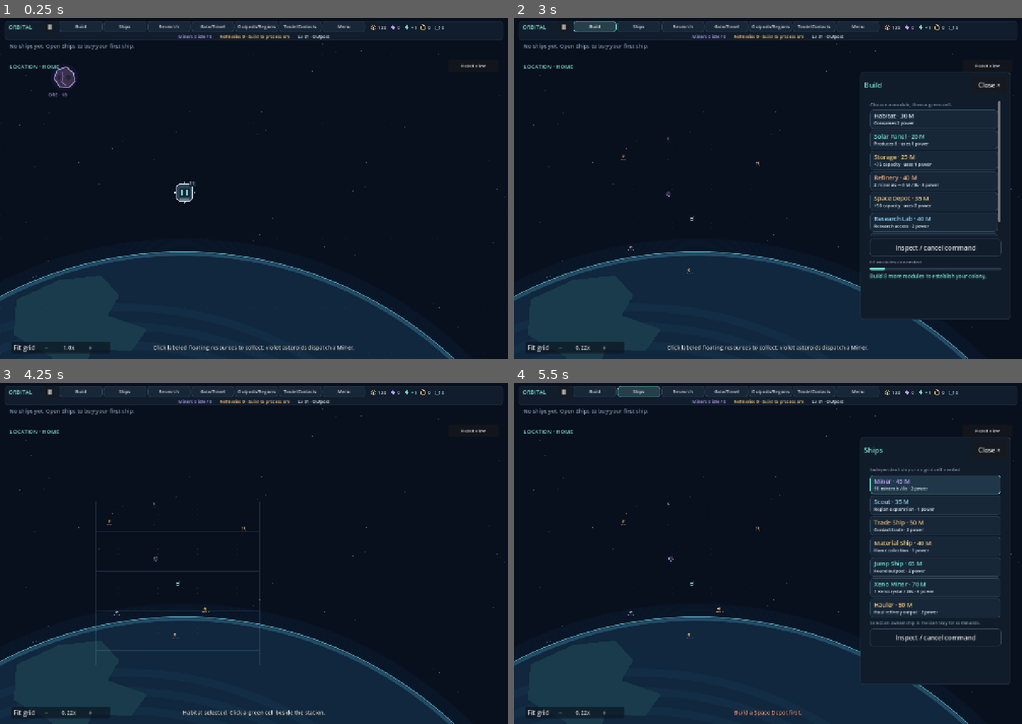
Above: before the commit, frames 1-4 (two rows, left to right).
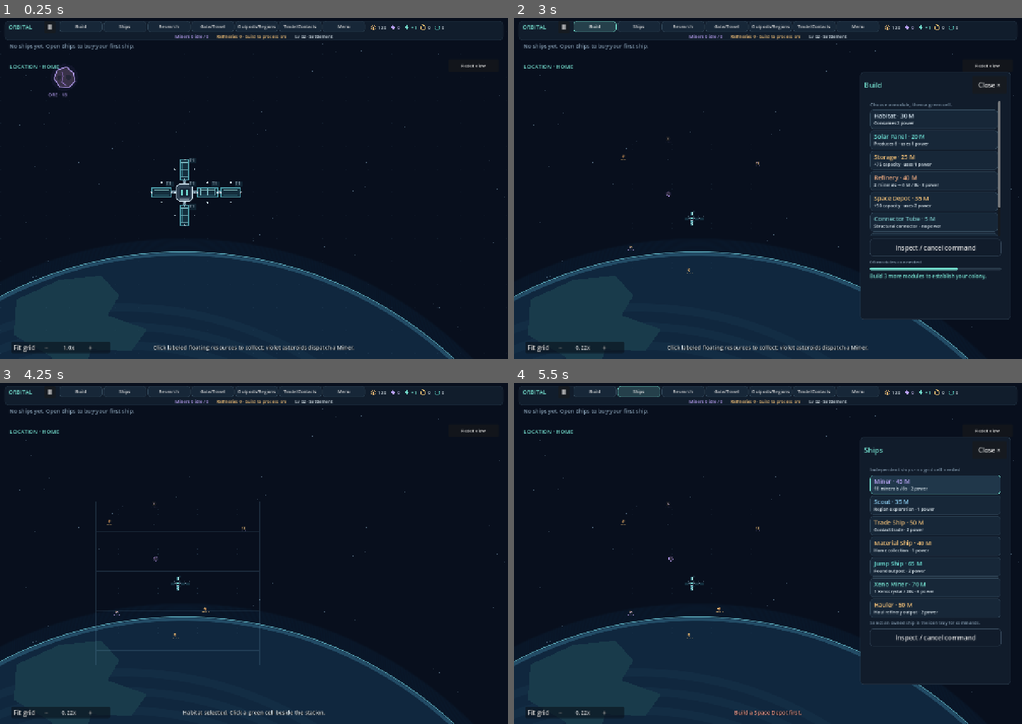
Above: after the commit, the same moments.

Repository: pidiman/orbital
Game: Godot game, scene res://orbital.tscn
Same seed, same stepped clock (60 frames per second), same inputs: the game is played once before the commit and once after it.
Inputs (mouse positions are in pixels of both pictures, inside the frame that each line leads up to):
- Up to frame 1 (0.25 s): no input
- Up to frame 2 (3 s): click "Fit grid" at 0.5 s; click "−" at 1.25 s; click "+" at 2 s; click "Build" at 2.75 s
- Up to frame 3 (4.25 s): click (421, 485) at 3.5 s
- Up to frame 4 (5.5 s): click "Ships" at 4.25 s; click (935, 485) at 5.02 s

The runs differ from the first frame. In frame 1, 0.9% of the frame differs, in the area x 29-66%, y 4-61%; in frame 2, 0.6%; in frame 3, 0.2%; in frame 4, 0.2%.

Commit message:
Add Connector Tube module (1x1 corridor), adjacency building rule, starter layout on New Game

Diff:
--- a/data/modules.json
+++ b/data/modules.json
@@ -249,6 +249,22 @@
     "effect": "+50 capacity · uses 2 power",
     "material_depot": {},
     "art": "storage"
+  },
+  "connector_tube": {
+    "name": "Connector Tube",
+    "cost": 5,
+    "power_use": 0,
+    "power_output": 0,
+    "capacity": 0,
+    "color": "79c8c8",
+    "description": "A reinforced structural corridor for station expansion.",
+    "effect": "Structural connector · no power",
+    "art": "connector_tube",
+    "upgrades": [
+      {"cost": {"materials": 8}, "stats": {}, "description": "Reinforced tube plating"},
+      {"cost": {"materials": 12}, "stats": {}, "description": "Braced tube frame"},
+      {"cost": {"materials": 18}, "stats": {}, "description": "Hardened tube shell"}
+    ]
   },
   "research_lab": {
     "name": "Research Lab",
--- a/data/new_game.json
+++ b/data/new_game.json
@@ -1,4 +1,5 @@
 {
   "starter_modules": ["space_depot", "space_dock", "solar"],
-  "materials_buffer": 50
+  "materials_buffer": 50,
+  "starter_tubes": [[58, 0], [-58, 0], [0, 58], [0, -58], [116, 0]]
 }
--- a/data/outposts.json
+++ b/data/outposts.json
@@ -24,7 +24,8 @@
       "storage",
       "space_dock",
       "teleport_gate",
-      "space_depot"
+      "space_depot",
+      "connector_tube"
     ],
     "base_capacity": 300,
     "base_power": 0
--- a/scripts/module_art.gd
+++ b/scripts/module_art.gd
@@ -1,7 +1,7 @@
 class_name ModuleArt
 extends RefCounted
 
-static func draw_module(canvas: CanvasItem, center: Vector2, kind: String, scale_factor: float = 1.0, opacity: float = 1.0, facing: float = 0.0) -> void:
+static func draw_module(canvas: CanvasItem, center: Vector2, kind: String, scale_factor: float = 1.0, opacity: float = 1.0, facing: float = 0.0, tier: int = 1) -> void:
 	var ink := Color("c8dce7")
 	var cyan := Color("71d8d0")
 	var gold := Color("e8ba76")
@@ -47,6 +47,15 @@
 			canvas.draw_line(Vector2(x, -16), Vector2(x, 16), gold * Color(1, 1, 1, 0.45), 2)
 		canvas.draw_rect(Rect2(-7, -5, 14, 10), Color(0.08, 0.12, 0.18, opacity))
 		canvas.draw_line(Vector2(-3, 0), Vector2(3, 0), gold, 2)
+	elif kind == "connector_tube":
+		var tube := Color("4e9eaa", opacity)
+		canvas.draw_rect(Rect2(-25, -11, 50, 22), Color(0.08, 0.18, 0.24, opacity))
+		canvas.draw_rect(Rect2(-25, -11, 50, 22), tube, false, 2.5)
+		canvas.draw_line(Vector2(-18, -6), Vector2(18, -6), Color("a5e4df", opacity), 2)
+		canvas.draw_line(Vector2(-18, 6), Vector2(18, 6), Color("2c6675", opacity), 2)
+		for x in [-18, 0, 18]: canvas.draw_line(Vector2(x, -9), Vector2(x, 9), tube.lightened(0.25), 2)
+		for x in range(1, tier):
+			canvas.draw_line(Vector2(-20 + x * 12, -12), Vector2(-20 + x * 12, 12), Color("d6f4e8", opacity), 1.5)
 	elif kind == "mining_ship":
 		var violet := Color(0.73, 0.65, 0.96, opacity)
 		canvas.draw_rect(Rect2(-23, -22, 46, 44), Color(0.12, 0.16, 0.23, opacity))
--- a/scripts/station_board.gd
+++ b/scripts/station_board.gd
@@ -79,7 +79,7 @@
 			if model.modules_connected(world_position, other):
 				draw_line(world_to_screen(world_position), world_to_screen(other), Color("627c8d"), 8)
 	for world_position: Vector2 in model.modules:
-		ModuleArt.draw_module(self, world_to_screen(world_position), model.catalog[model.modules[world_position]].get("art", model.modules[world_position]), cell_size / 58.0 * model.footprint_size(model.modules[world_position]).x)
+		ModuleArt.draw_module(self, world_to_screen(world_position), model.catalog[model.modules[world_position]].get("art", model.modules[world_position]), cell_size / 58.0 * model.footprint_size(model.modules[world_position]).x, 1.0, module_facing(world_position), model.tier_at(world_position))
 	for world_position: Vector2 in model.modules:
 		if model.catalog[model.modules[world_position]].has("upgrades"):
 			var point: Vector2 = world_to_screen(world_position) + Vector2(12, -19)
@@ -131,6 +131,19 @@
 	var rect: Rect2 = model.footprint_rect(origin, kind)
 	return Rect2(world_to_screen(rect.position), rect.size * cell_size / Geometry.MODULE_SIZE).grow(-2)
 
+func module_facing(world_position: Vector2) -> float:
+	if model.modules.get(world_position, "") != "connector_tube":
+		return 0.0
+	var horizontal: bool = false
+	var vertical: bool = false
+	for other: Vector2 in model.modules:
+		if other == world_position or not model.modules_connected(world_position, other):
+			continue
+		var delta: Vector2 = other - world_position
+		if absf(delta.x) >= absf(delta.y): horizontal = true
+		else: vertical = true
+	return PI / 2.0 if vertical and not horizontal else 0.0
+
 func _invalidate_placement_cache() -> void:
 	placement_cache_key = ""
 	queue_redraw()
--- a/scripts/station_model.gd
+++ b/scripts/station_model.gd
@@ -105,7 +105,7 @@
 	if not module_unlocked(kind):
 		return "Research this module's technology in a Research Lab first."
 	var points: Array[Vector2] = footprint_points(world_position, kind)
-	var touching: bool = false
+	var touching: bool = modules.is_empty()
 	for point: Vector2 in points:
 		if not grid_contains(point):
 			return "Build the entire footprint inside the station grid."
@@ -116,7 +116,7 @@
 				if Geometry.connected(point, occupied):
 					touching = true
 	if not touching:
-		return "Connect to an existing module's edge."
+		return "Must be placed next to an existing module or tube."
 	var definition: Dictionary = catalog[kind]
 	if materials < int(definition.cost):
 		return "Need %d more %sMaterials." % [int(definition.cost) - materials, "local " if not station_id.is_empty() else ""]
@@ -315,6 +315,11 @@
 	var rules: Dictionary = JSON.parse_string(FileAccess.get_file_as_string("res://data/new_game.json"))
 	materials = int(rules.materials_buffer)
 	for kind: String in rules.starter_modules: materials += int(catalog[kind].cost)
+	# Starter infrastructure is deliberately structural and free; it gives a
+	# fresh colony a connected expansion path without changing the economy.
+	for raw_position: Array in rules.get("starter_tubes", []):
+		locations.add_structure(base_id(), "connector_tube", Vector2(raw_position[0], raw_position[1]))
+	recalculate()
 
 func purchase_base() -> String:
 	if not station_id.is_empty(): return station_id
--- /dev/null
+++ b/tests/connector_adjacency_playthrough.gd
@@ -0,0 +1,55 @@
+extends "res://tests/outpost_playthrough.gd"
+
+func _ready() -> void:
+	await settle(3)
+	game = get_tree().root.get_node("Orbital")
+	game.get_node("ResourceClock").set_process(false)
+	var model: StationModel = game.model
+	checks.starter_tubes = model.modules.values().count("connector_tube") == 5
+	checks.tube_data = model.catalog.connector_tube.cost == 5 and model.catalog.connector_tube.power_use == 0 and model.catalog.connector_tube.upgrades.size() == 3
+	model.materials = 1000
+	var chained: String = model.build(Vector2(174, 0), "connector_tube")
+	checks.chain = chained.is_empty()
+	checks.visual_kind = model.modules.get(Vector2(174, 0)) == "connector_tube"
+	checks.adjacent_module = model.build(Vector2(232, 0), "solar").is_empty()
+	var blocked: String = model.build(Vector2(400, 400), "solar")
+	checks.blocked = blocked == "Must be placed next to an existing module or tube."
+	model.build(Vector2(290, 0), "connector_tube")
+	checks.second_bridge = model.build(Vector2(348, 0), "solar").is_empty()
+	model.research.researched["teleportation"] = true
+	model.recalculate()
+	checks.gate_adjacency = model.build(Vector2(435, 0), "teleport_gate").is_empty()
+	var saved: Dictionary = game.persistence.snapshot()
+	checks.roundtrip = game.persistence.restore(saved).is_empty() and game.persistence.snapshot() == saved
+	# Outpost core is an adjacency anchor and permits a local tube/module chain.
+	var fleet = game.fleet
+	model.materials = 1000
+	model.build(Vector2(-116, 0), "space_depot")
+	model.buy_ship("jump_ship")
+	var founder: int = model.next_ship_id
+	fleet._discover_region("venus")
+	for id: int in model.ships:
+		if id == founder:
+			model.locations.ships[id].region = "venus"
+			if fleet.outposts.found(id).is_empty(): break
+	fleet.regions.set_location("venus")
+	await settle(2)
+	var local: StationModel = game.board.model
+	local.materials = 500
+	var outpost_tube_error: String = local.build(Vector2(58, 0), "connector_tube")
+	var outpost_solar_error: String = local.build(Vector2(116, 0), "solar")
+	checks.outpost_tube = outpost_tube_error.is_empty()
+	checks.outpost_adjacent = outpost_solar_error.is_empty()
+	report("outpost_errors", {"tube": outpost_tube_error, "solar": outpost_solar_error, "station": local.station_id, "modules": local.modules})
+	# A legacy layout with separated modules remains valid after restore.
+	var old_model := StationModel.new()
+	old_model.locations.add_structure(old_model.locations.primary_station(), "solar", Vector2(400, 400))
+	old_model.recalculate()
+	var old_fleet := preload("res://scripts/mining_fleet.gd").new(old_model)
+	var old_supply := preload("res://scripts/region_supply.gd").new(old_model, old_fleet, 0)
+	var old_store := OrbitalSaveStore.new(old_model, old_fleet, old_supply)
+	var old_error: String = game.persistence.restore(old_store.snapshot())
+	checks.legacy_load = old_error.is_empty() and game.model.modules.has(Vector2(400, 400))
+	report("legacy_error", old_error)
+	report("checks", checks)
+	finish()
--- a/tests/named_saves_playthrough.gd
+++ b/tests/named_saves_playthrough.gd
@@ -45,6 +45,7 @@
 	game.save_dialogs.show_new()
 	await use(game.save_dialogs.body.get_child(1))
 	checks.fresh = game.model.materials == 130 and game.model.ships.is_empty() and game.fleet.research.researched.is_empty() and library.current_name.is_empty()
+	report("fresh_state", {"materials": game.model.materials, "ships": game.model.ships.size(), "research": game.fleet.research.researched.size(), "name": library.current_name, "error": game.hud.status_label.text})
 	checks.old_retained = FileAccess.file_exists(library.slot_path("First colony"))
 	store.advance(10.0)
 	checks.unnamed_autosave = FileAccess.file_exists(library.slot_path("Autosave")) and library.current_name.is_empty()
Not shown, added: tests/connector_adjacency_playthrough.gd.uid
Not shown, added: docs/connector-tubes.md
